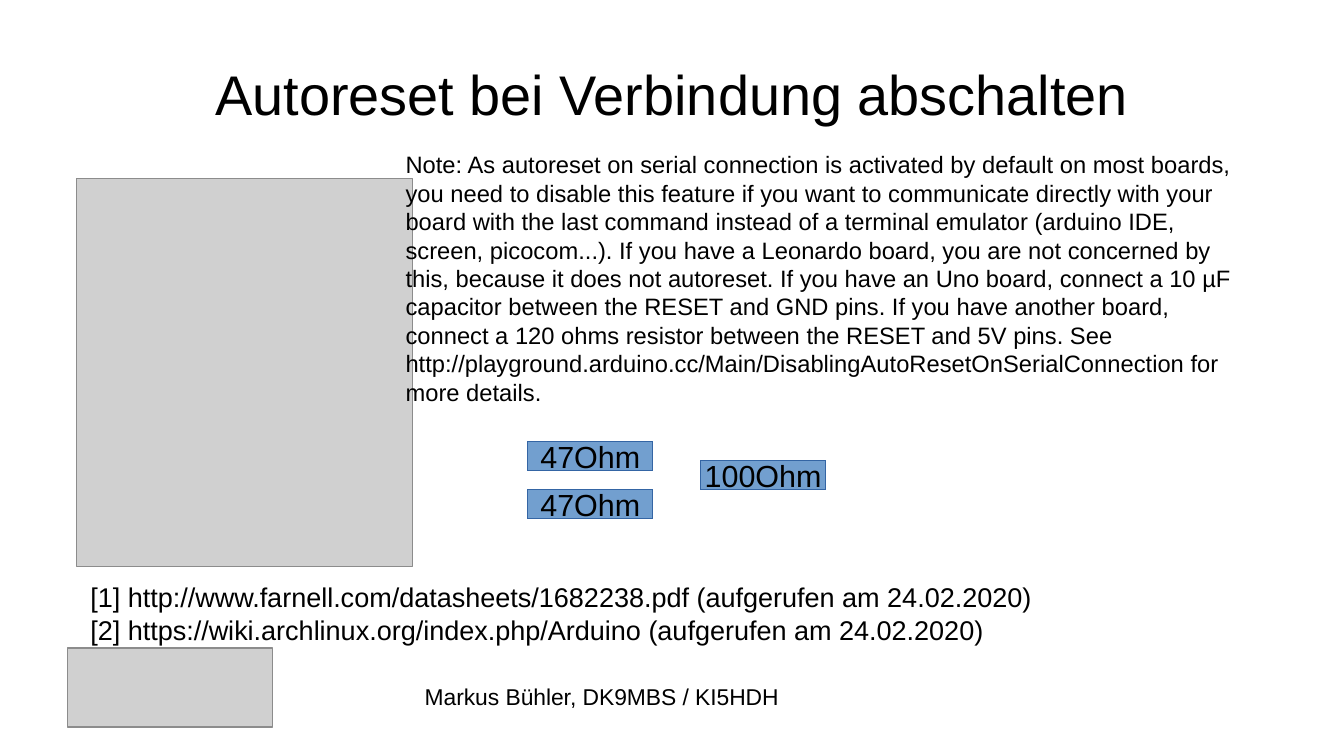
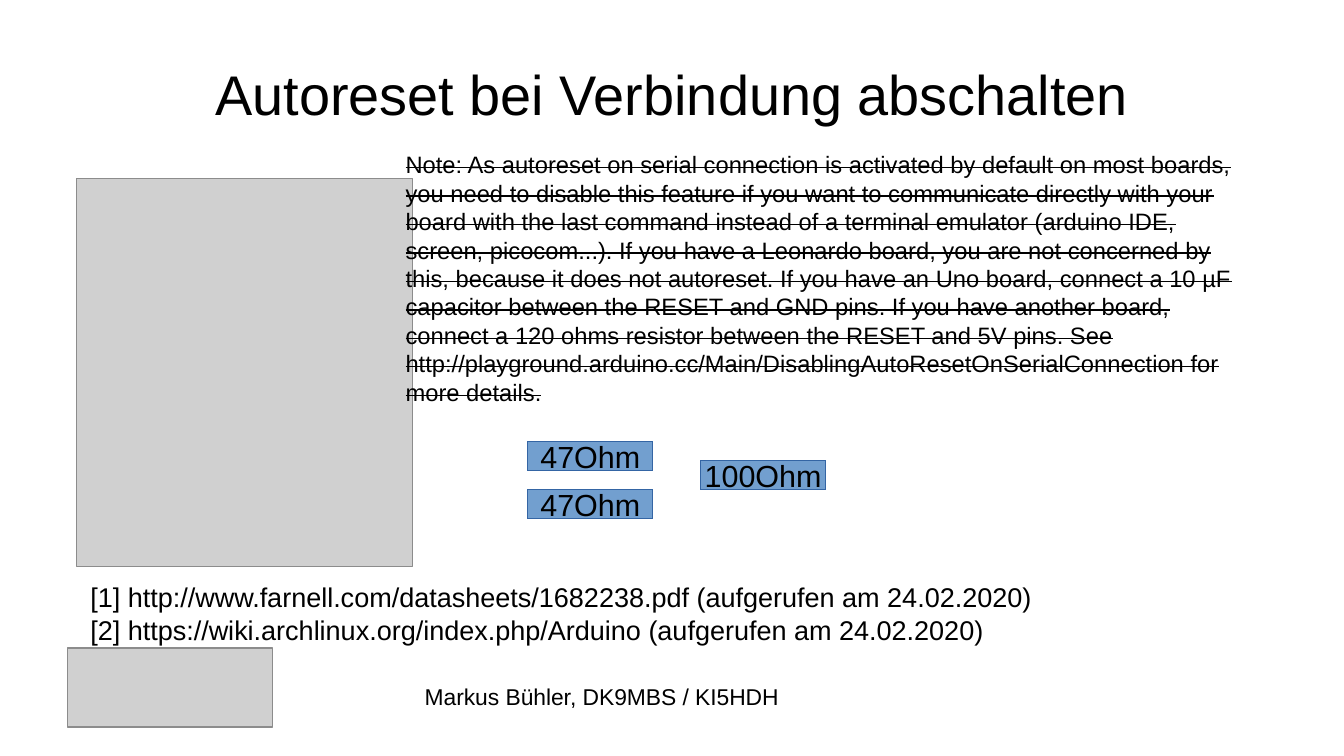
Before and after one commit to dk9mbs/MagLoop, a slide deck: slide 3 of docu/Dokumentation.odp. Drawn at 1344x756 pixels with LibreOffice and Linux fonts; fonts in the diff are those of the drawing; grey boxes stand for pictures. Boxes give left, top, right and bottom in pixels: in the first picture for what was removed or moved away, otherwise in the second. Text is boxed around its words. In the diff, an @@ line names an element or a change of style, - is before the commit and + after.

```diff
--- a/docu/Dokumentation.odp
+++ b/docu/Dokumentation.odp
@@ text "Note: As autoreset on serial ..." at bbox=[406, 155, 1230, 406]: strikethrough on @@
```
Also in this commit, not shown: 2 slides added, 3 other files.
